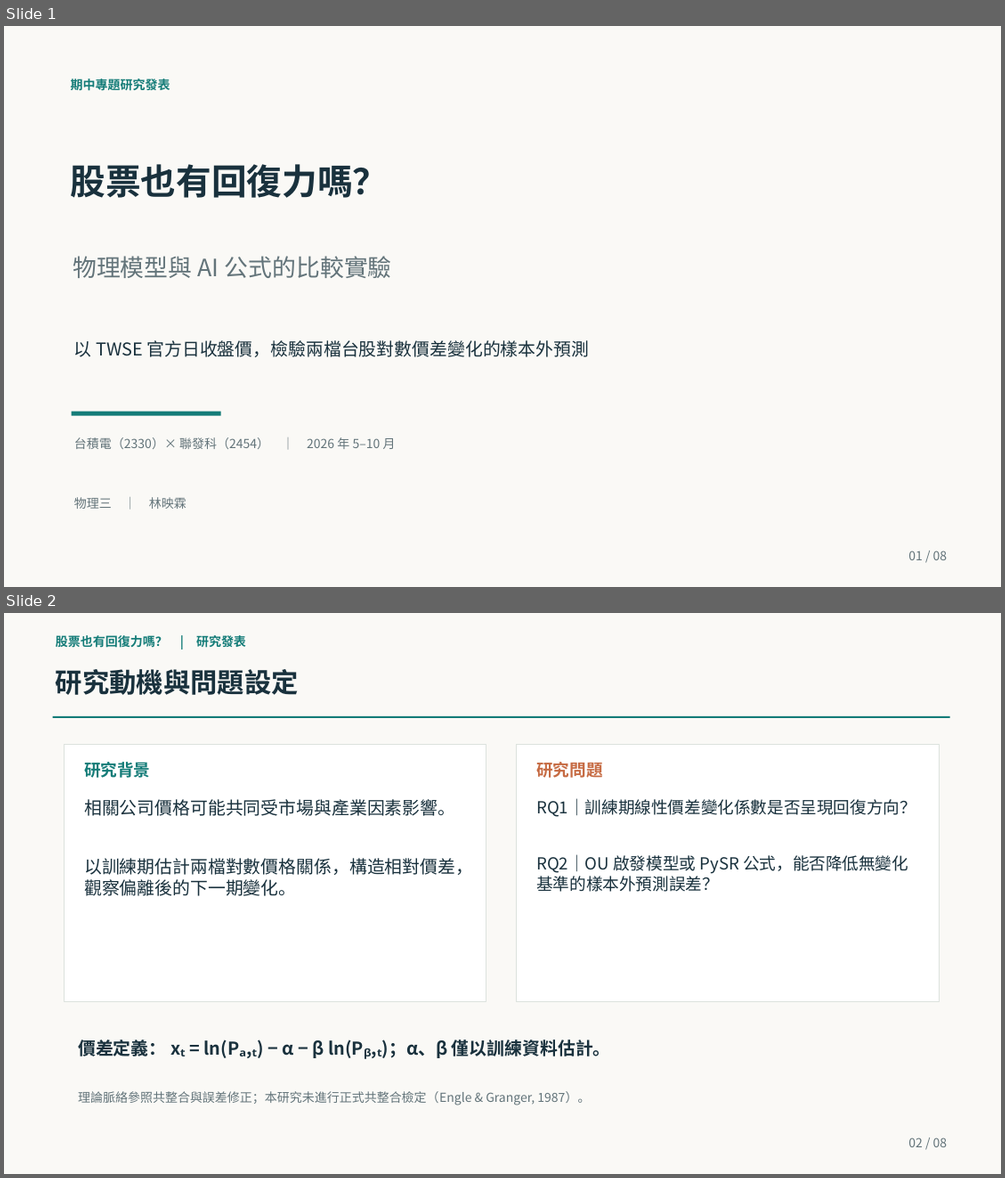
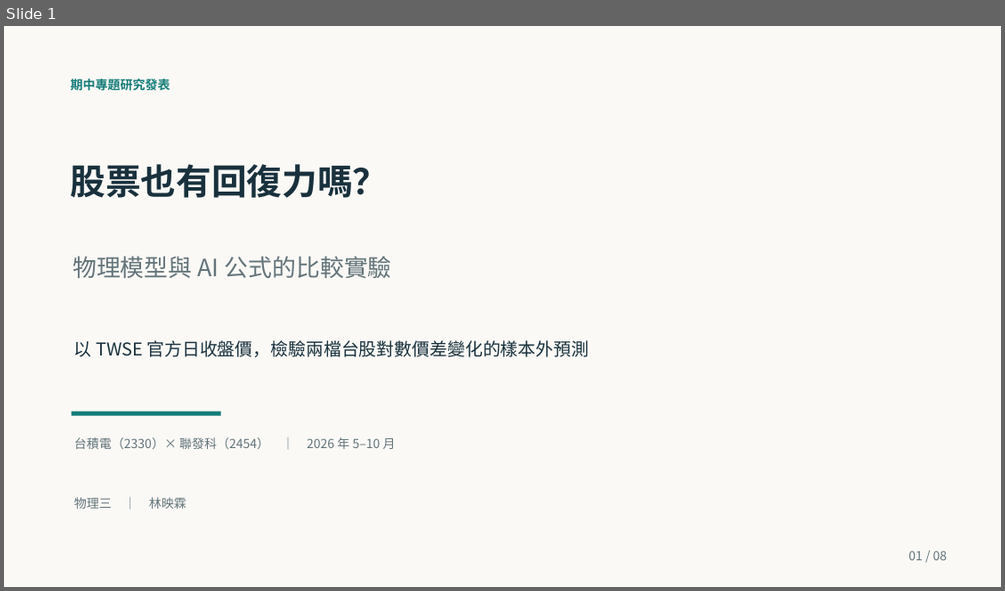
Before and after one commit to yinglinlin010/market-physics-lab, a slide deck: slides/midterm_90s.pptx. Shown one above the other, each under a label of ours: slides 1 and 2 before the commit, slide 1 after it. The pictures are 1005x1178 and 1005x591 pixels, drawn with LibreOffice and Linux fonts; fonts in the diff are those of the drawing. Boxes give left, top, right and bottom in pixels: in the first picture for what was removed or moved away, otherwise in the second. Text is boxed around its words. In the diff, an @@ line names an element or a change of style, - is before the commit and + after.

```diff
--- a/slides/midterm_90s.pptx
+++ b/slides/midterm_90s.pptx
@@ slide 2 removed at [4, 613, 1001, 1174], background #FAF9F6 @@
@@ text removed at [56, 635, 246, 648] @@
-股票也有回復力嗎？ | 研究發表
@@ text removed at [56, 669, 299, 695] @@
-研究動機與問題設定
@@ rectangle removed at [53, 716, 950, 718] @@
@@ rectangle removed at [64, 744, 486, 1002] @@
@@ rectangle removed at [517, 744, 938, 1002] @@
@@ text removed at [84, 762, 150, 778] @@
-研究背景
@@ text removed at [536, 762, 602, 778] @@
-研究問題
@@ text removed at [84, 799, 473, 896] @@
-相關公司價格可能共同受市場與產業因素影響。
-以訓練期估計兩檔對數價格關係，構造相對價差，觀察偏離後的下一期變化。
@@ text removed at [536, 798, 916, 892] @@
-RQ1｜訓練期線性價差變化係數是否呈現回復方向？
-RQ2｜OU 啟發模型或 PySR 公式，能否降低無變化基準的樣本外預測誤差？
@@ text removed at [78, 1039, 611, 1058] @@
-價差定義： xₜ = ln(Pₐ,ₜ) − α − β ln(Pᵦ,ₜ)；α、β 僅以訓練資料估計。
@@ text removed at [78, 1091, 590, 1105] @@
-理論脈絡參照共整合與誤差修正；本研究未進行正式共整合檢定（Engle & Granger, 1987）。
@@ text removed at [908, 1137, 947, 1147] @@
-02 / 08
```
Also in this commit, not shown: 2 slides changed, 5 slides added, 4 other slides removed, 2 other files.
